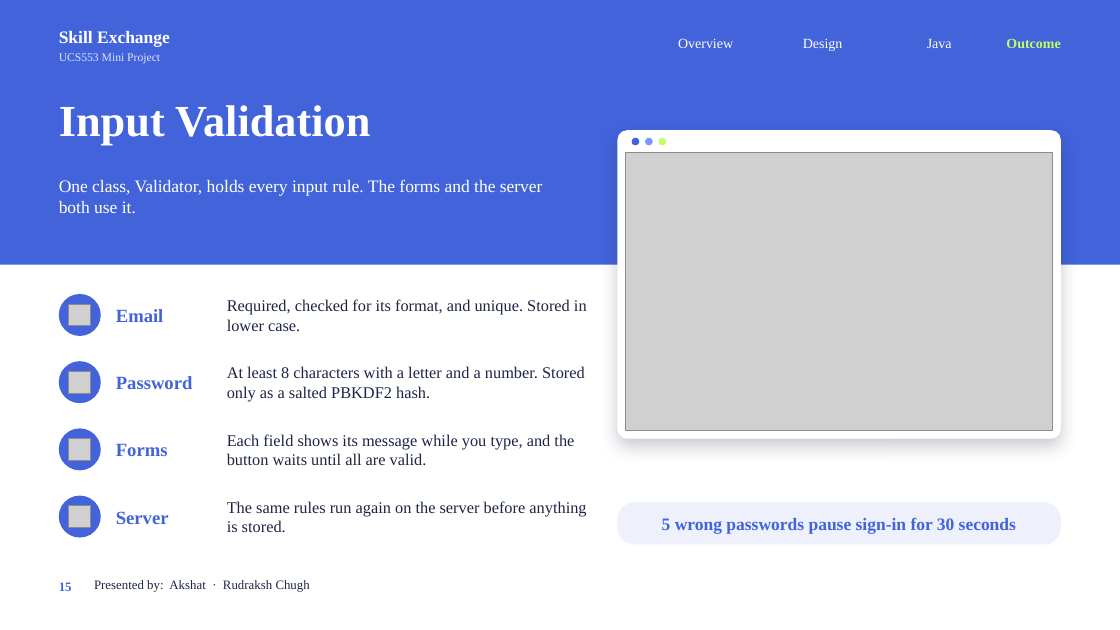
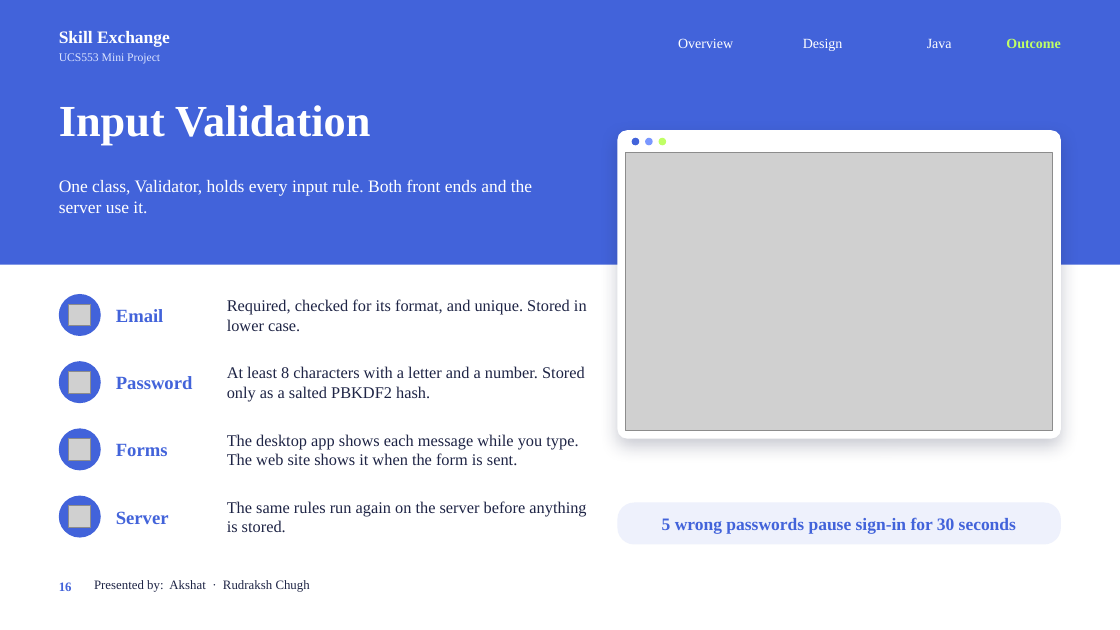
Before and after one commit to RudrakshChugh/JavaProject, a slide deck: slide 16 of Project Presentation.pptx (slide 15 before the commit). Drawn at 1120x630 pixels with LibreOffice and Linux fonts; fonts in the diff are those of the drawing; grey boxes stand for pictures. Boxes give left, top, right and bottom in pixels: in the first picture for what was removed or moved away, otherwise in the second. Text is boxed around its words. In the diff, an @@ line names an element or a change of style, - is before the commit and + after.

Commit message:
Update the presentation: web site, hosting, two front ends over one server

```diff
--- a/Project Presentation.pptx
+++ b/Project Presentation.pptx
@@ text at [59, 179, 532, 213]: text changed @@
-One class, Validator, holds every input rule. The forms and the server both use it.
+One class, Validator, holds every input rule. Both front ends and the server use it.
@@ text at [227, 434, 578, 465]: text changed @@
-Each field shows its message while you type, and the button waits until all are valid.
+The desktop app shows each message while you type. The web site shows it when the form is sent.
@@ page number at [59, 582, 72, 591]: text changed @@
-15
+16
```
Also in this commit, not shown: 13 other slides changed, 1 slide added.
